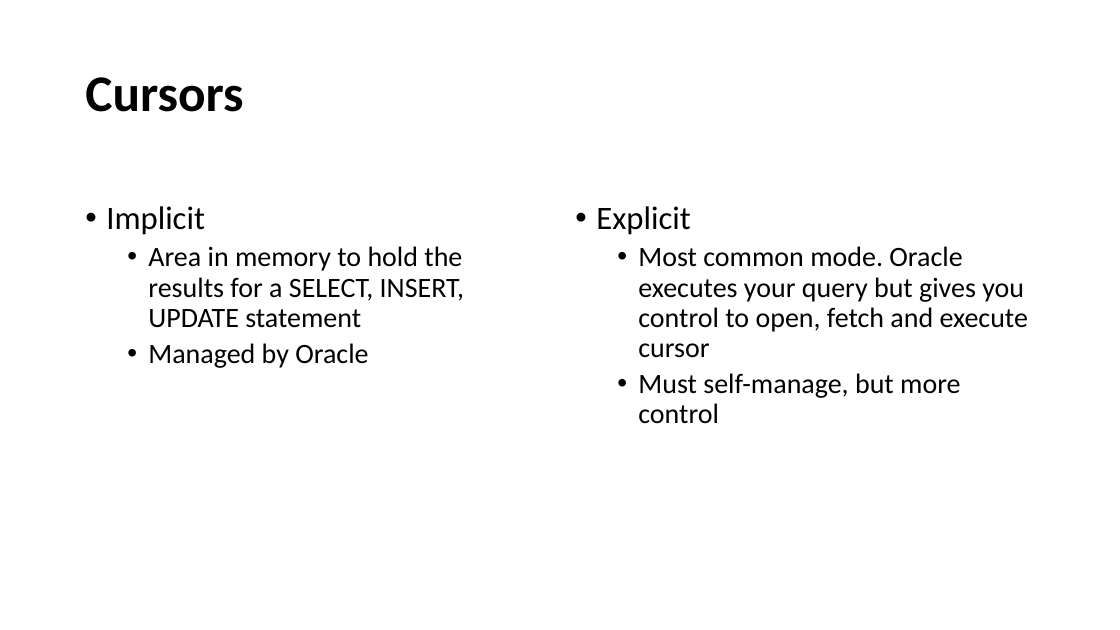
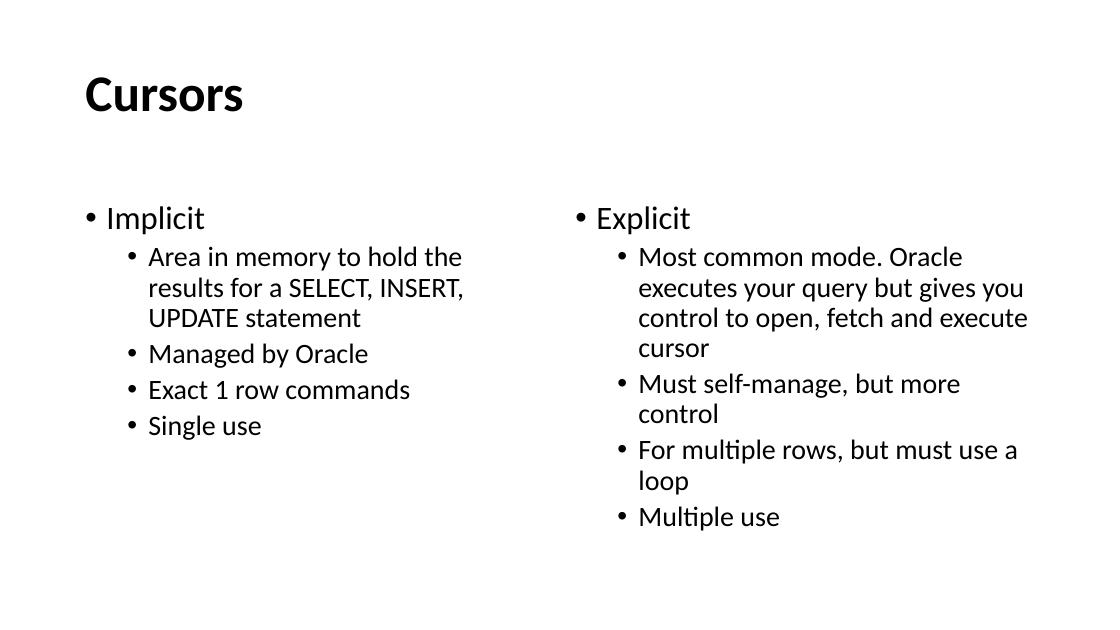
Before and after one commit to bhatt-keshav/learnPLSQL, a slide deck: slide 14 of SalientFeatures.pptx. Drawn at 1120x630 pixels with LibreOffice and Linux fonts; fonts in the diff are those of the drawing. Boxes give left, top, right and bottom in pixels: in the first picture for what was removed or moved away, otherwise in the second. Text is boxed around its words. In the diff, an @@ line names an element or a change of style, - is before the commit and + after.

```diff
--- a/SalientFeatures.pptx
+++ b/SalientFeatures.pptx
@@ text at (148,379,410,440): paragraphs added @@
+  • Exact 1 row commands
+  • Single use
@@ text at (638,439,1018,531): paragraphs added @@
+  • For multiple rows, but must use a loop
+  • Multiple use
```
Also in this commit, not shown: 3 other slides changed, 2 other files.
